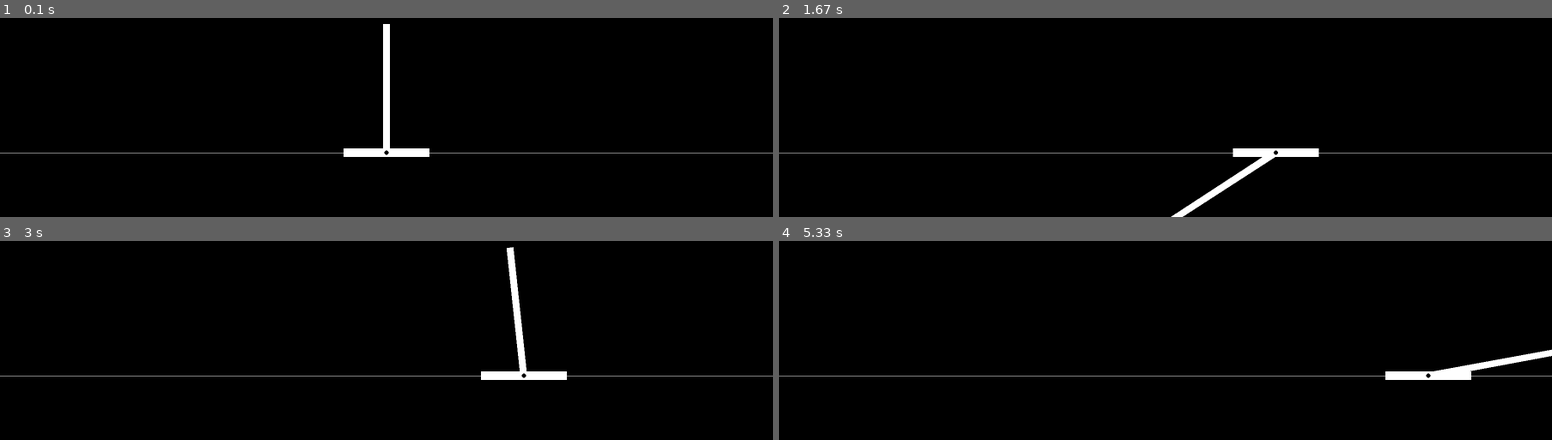
Above: before the commit, frames 1-4 (two rows, left to right).
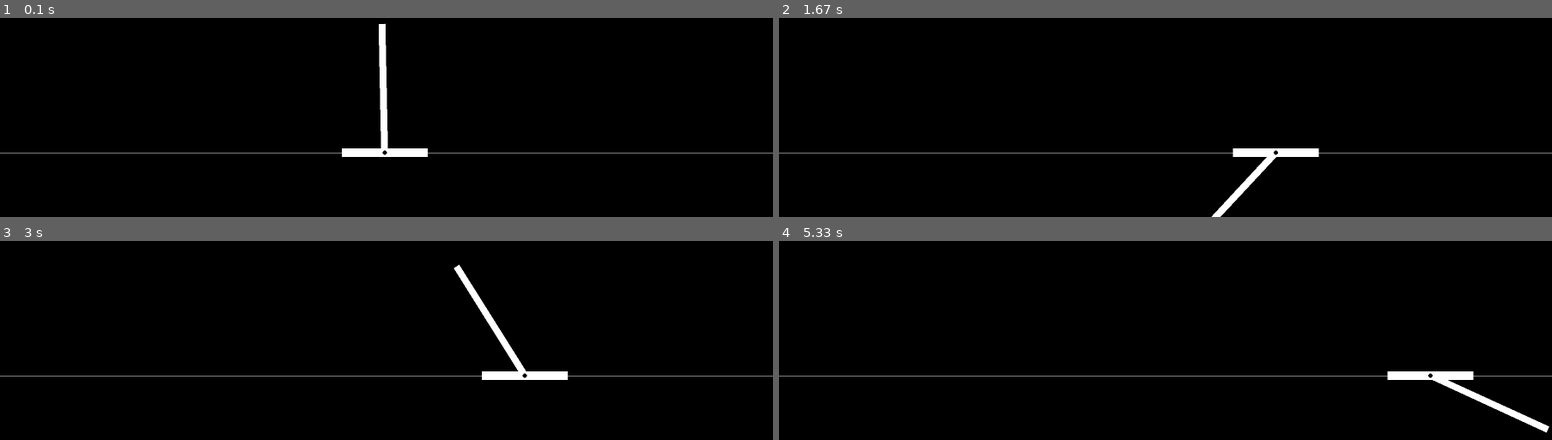
Above: after the commit, the same moments.

Repository: antosjakub/gamiq
Game: pygame game, started from cartpole_visualize.py
Two runs of this game, one before a commit and one after it. Both use one fixed random seed, a clock stepped at 60 frames per second and the inputs below.
Inputs:
- Up to frame 1 (0.1 s): no input
- Up to frame 2 (1.67 s): hold Right 0.33-0.8 s; hold Right 0.83-1.3 s; hold Left from 1.33 s (still down)
- Up to frame 3 (3 s): release Left at 1.87 s; hold Left 1.9-2.3 s; hold Right 2.33-2.97 s
- Up to frame 4 (5.33 s): hold Left 3-3.47 s; hold Right 3.5-3.97 s; hold Right 4-4.47 s; hold Left 4.5-5.03 s; hold Left from 5.07 s (still down)

The runs differ from the first frame. In frame 1, 0.6% of the frame differs, in the area x 44-56%, y 2-70%; in frame 2, 0.8%; in frame 3, 1.1%, in the area x 58-74%, y 3-70%; in frame 4, 1.1%.

Commit message:
uniform IC

Diff:
--- a/cartpole_visualize.py
+++ b/cartpole_visualize.py
@@ -28,12 +28,13 @@
 cartpole_arm_h = 15
 
 # initial conditions
+r = np.random.uniform(-1,1, 4)
 cartpole = cartpole_physics.CartPole(
     pole_length=cartpole_arm_w,
-    x=0,
-    x_dot=0,
-    theta=cartpole_physics.rad_from_deg(0),
-    theta_dot=0
+    x = 200*r[0]/5,
+    x_dot = 50*r[1]/5,
+    theta = np.pi/18*r[2]/5,
+    theta_dot = np.pi/18*r[3]/5
 )
 
 i = 0
--- a/reinforce.py
+++ b/reinforce.py
@@ -18,16 +18,26 @@
         return self.net(x)
 
 
-def train_reinforce(episodes=2000, gamma=0.99, lr=1e-2):
+def train_reinforce(episodes=5000, gamma=0.99, lr=1e-2):
     env = CartPole()
     policy = PolicyNet()
     optimizer = optim.Adam(policy.parameters(), lr=lr)
     loss_fn = nn.CrossEntropyLoss(reduction="none")
 
+    #easiest_IC = np.array([0,0,np.pi/90,np.pi/90])
+    hardest_IC = np.array([200,50,np.pi/18,np.pi/18])
+    #IC = easiest_IC
+    IC = hardest_IC / 5
     for ep in range(episodes):
         states, actions, rewards = [], [], []
+
         env.reset()
-        env.set_random_IC(mult_x=100, mult_theta=np.pi/18)
+        #if ep % 500 == 0:
+        #    fraction = ep/episodes
+        #    IC = easiest_IC*(1-fraction) + hardest_IC*fraction
+        #    #print(ep, fraction, IC)
+        #    if ep != 0: print("Increasing diffuculty of initial conditions!")
+        env.set_random_IC(*IC)
         state = env.get_state()
         done = False
 
--- a/test_model.py
+++ b/test_model.py
@@ -1,7 +1,7 @@
 import numpy as np
 import torch
-from cartpole import CartPole   # your custom physics module
-from reinforce import PolicyNet     # import the same policy architecture
+from cartpole import CartPole
+from reinforce import PolicyNet
 
 
 def evaluate(model_path="reinforce_cartpole_custom.pt", episodes=5):
@@ -14,8 +14,9 @@
         data = []
         # set IC
         env.reset()
-        #env.set_random_IC(mult_x=500, mult_theta=np.pi/6)
-        env.set_random_IC(mult_x=100, mult_theta=np.pi/18)
+        hardest_IC = np.array([200,50,np.pi/18,np.pi/18])
+        IC = hardest_IC / 5
+        env.set_random_IC(*IC)
         state = env.get_state()
 
         done = False
